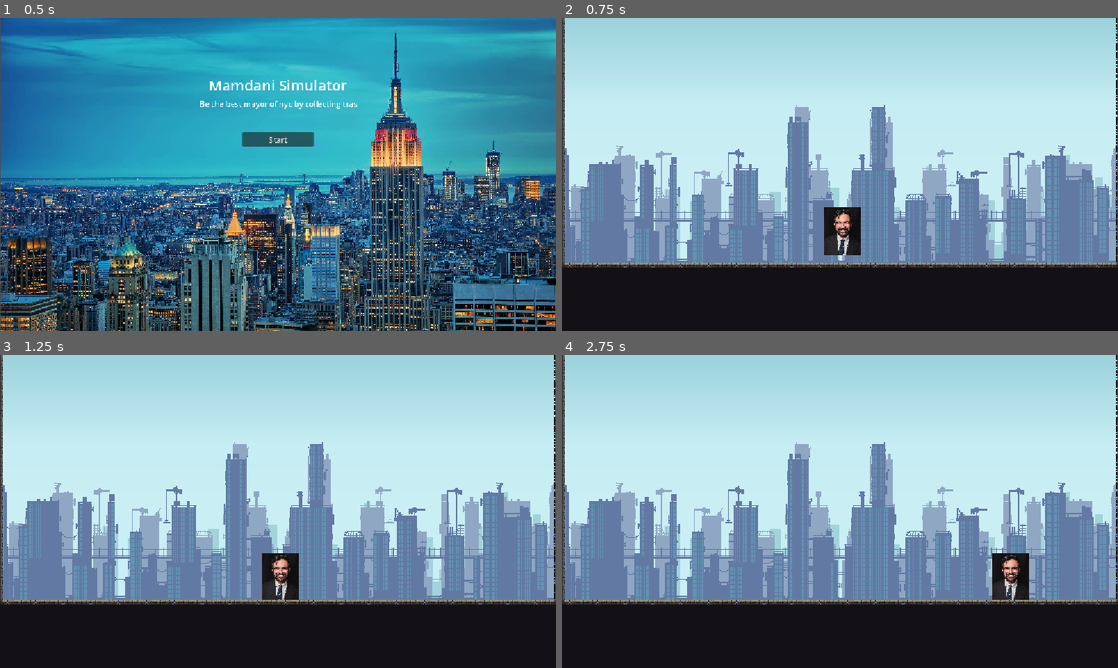
Above: before the commit, frames 1-4 (two rows, left to right).
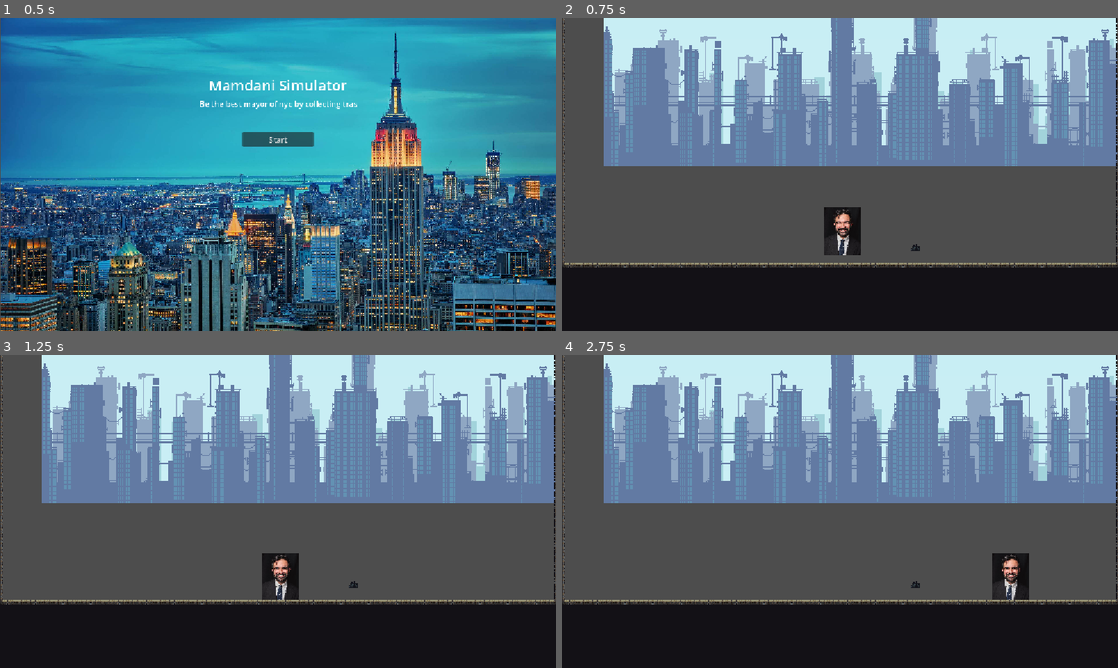
Above: after the commit, the same moments.

Repository: Yuco135/jumpstart-haven
Game: Godot game, scene res://title.tscn
The game is run twice, just before and just after one commit, with the same random seed, the same clock (stepped at 60 frames per second) and the same inputs.
Inputs (mouse positions are in pixels of both pictures, inside the frame that each line leads up to):
- Up to frame 1 (0.5 s): no input
- Up to frame 2 (0.75 s): click "Start" at 0.5 s
- Up to frame 3 (1.25 s): no input
- Up to frame 4 (2.75 s): tap Enter at 1.25 s; move the mouse to (962, 495) at 1.27 s; hold D (Right) from 1.28 s (still down); tap Alt at 1.35 s; click (962, 495) at 1.42 s; tap W (Up) at 1.52, 2.27 s; move the mouse to (728, 527) at 2.02 s; tap Shift at 2.1 s

Frame 1 is identical in both runs. In frame 2, 72% of the frame differs, in the area x 0-100%, y 0-80%; in frame 3, 72%; in frame 4, 72%.

Commit message:
coins disappeer
when the coin is touched it vanishes

Diff:
--- a/coin.gd
+++ b/coin.gd
@@ -1,11 +1,5 @@
 extends Area2D
 
 
-# Called when the node enters the scene tree for the first time.
-func _ready() -> void:
-	pass # Replace with function body.
-
-
-# Called every frame. 'delta' is the elapsed time since the previous frame.
-func _process(delta: float) -> void:
-	pass
+func _on_area_entered(area: Area2D) -> void:
+	queue_free()
--- a/coin.tscn
+++ b/coin.tscn
@@ -1,5 +1,6 @@
 [gd_scene format=3 uid="uid://bci8r0scu3mxs"]
 
+[ext_resource type="Script" uid="uid://b4jqaxqpm10sa" path="res://coin.gd" id="1_0t63x"]
 [ext_resource type="Texture2D" uid="uid://doxf5ro1ave0v" path="res://Art/Decoration 32x32.png" id="1_d5gmh"]
 
 [sub_resource type="CapsuleShape2D" id="CapsuleShape2D_3sy6q"]
@@ -8,6 +9,7 @@
 
 [node name="Coin" type="Area2D" unique_id=387211628 groups=["Coin"]]
 position = Vector2(575, 387)
+script = ExtResource("1_0t63x")
 
 [node name="CollisionShape2D" type="CollisionShape2D" parent="." unique_id=1051259880]
 position = Vector2(-1, 5)
@@ -19,3 +21,5 @@
 hframes = 9
 vframes = 4
 frame = 2
+
+[connection signal="area_entered" from="." to="." method="_on_area_entered"]
--- a/main.tscn
+++ b/main.tscn
@@ -4,9 +4,14 @@
 [ext_resource type="Texture2D" uid="uid://cruvwmcs8jqbj" path="res://Art/GandalfHardcore city tiles 32x32.png" id="2_0xm2m"]
 [ext_resource type="Texture2D" uid="uid://bd15fyv6bpttr" path="res://Art/mamdani photo.jpg" id="2_1bvp3"]
 [ext_resource type="Texture2D" uid="uid://bb6fmajbfekp" path="res://Art/City background.png" id="4_1bvp3"]
+[ext_resource type="PackedScene" uid="uid://bci8r0scu3mxs" path="res://coin.tscn" id="5_lquwl"]
 
 [sub_resource type="RectangleShape2D" id="RectangleShape2D_3sy6q"]
 size = Vector2(128, 163.5)
+
+[sub_resource type="CapsuleShape2D" id="CapsuleShape2D_w11f4"]
+radius = 72.0
+height = 180.0
 
 [sub_resource type="TileSetAtlasSource" id="TileSetAtlasSource_h2yge"]
 texture = ExtResource("2_0xm2m")
@@ -340,6 +345,12 @@
 position = Vector2(0, -17.25)
 shape = SubResource("RectangleShape2D_3sy6q")
 
+[node name="Area2D" type="Area2D" parent="Player" unique_id=1395937568]
+
+[node name="CollisionShape2D" type="CollisionShape2D" parent="Player/Area2D" unique_id=1409597304]
+position = Vector2(3, -22)
+shape = SubResource("CapsuleShape2D_w11f4")
+
 [node name="TileMapLayer" type="TileMapLayer" parent="." unique_id=963383636]
 tile_map_data = PackedByteArray("AADd/yoAAAABAAEAAADe/yoAAAABAAEAAADf/yoAAAABAAEAAADg/yoAAAABAAEAAADd/ysAAAAEAAEAAADe/y …(30928 unchanged characters)…
 tile_set = SubResource("TileSet_3sy6q")
@@ -350,6 +361,11 @@
 
 [node name="City Background" type="Sprite2D" parent="." unique_id=1919417943]
 z_index = -10
-position = Vector2(-9, 172)
+position = Vector2(142, -227)
 scale = Vector2(1.8867188, 3.156973)
 texture = ExtResource("4_1bvp3")
+
+[node name="Coin" parent="." unique_id=387211628 instance=ExtResource("5_lquwl")]
+position = Vector2(252, 598)
+
+[connection signal="area_entered" from="Player/Area2D" to="Player" method="_on_area_2d_area_entered"]
--- a/player.gd
+++ b/player.gd
@@ -3,6 +3,8 @@
 
 const SPEED = 400.0
 const JUMP_VELOCITY = -500.0
+
+var coin_counter = 0
 
 
 func _physics_process(delta: float) -> void:
@@ -23,3 +25,11 @@
 		velocity.x = move_toward(velocity.x, 0, SPEED)
 
 	move_and_slide()
+
+func _on_area_2d_area_entered(area: Area2D) -> void:
+	if area.is_in_group("coin"):
+		set_coin(coin_counter + 1)
+		print(coin_counter)
+
+func set_coin(new_coin_count: int) -> void:
+	coin_counter = new_coin_count
